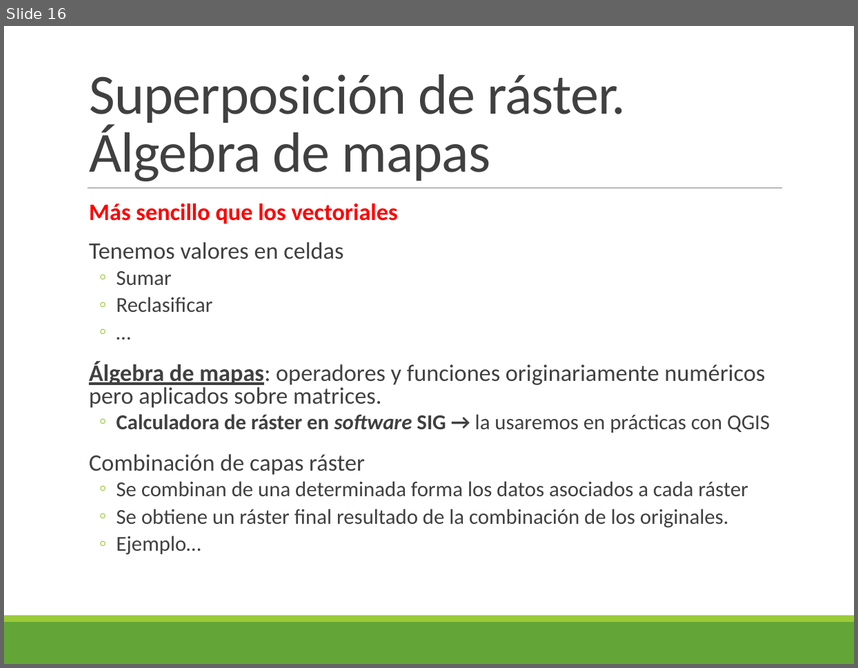
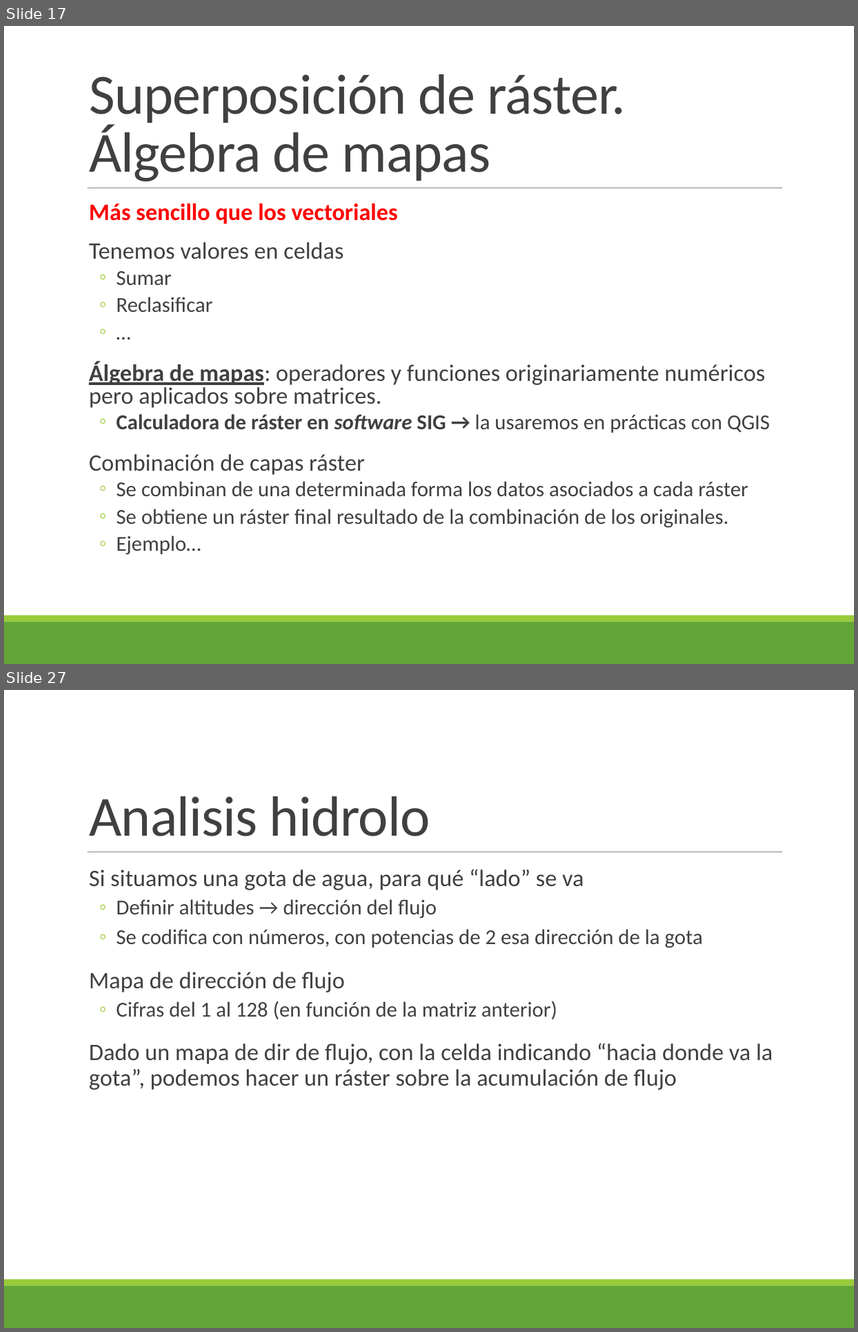
Before and after one commit to alonso-bh/SIG, a slide deck: T5/Tema 5.pptx. Shown one above the other, each under a label of ours: slide 16 before the commit, slides 17 and 27 after it; the slides between them are not shown. The pictures are 858x668 and 858x1332 pixels, drawn with LibreOffice and Linux fonts; fonts in the diff are those of the drawing. Boxes give left, top, right and bottom in pixels: in the first picture for what was removed or moved away, otherwise in the second. Text is boxed around its words. In the diff, an @@ line names an element or a change of style, - is before the commit and + after.

```diff
--- a/T5/Tema 5.pptx
+++ b/T5/Tema 5.pptx
@@ slide 27 added at <box>4,690,854,1328</box>, background #FFFFFF; not listed: 3 template elements that a slide beside it also shows @@
@@ title added at <box>89,796,430,836</box>, 48 pt, text #404040 @@
+Analisis hidrolo
@@ text added at <box>89,869,773,1090</box>, 20 pt, text #404040 @@
+  Si situamos una gota de agua, para qué “lado” se va
+  ◦ Definir altitudes → dirección del flujo
+  ◦ Se codifica con números, con potencias de 2 esa dirección de la gota
+  Mapa de dirección de flujo
+  ◦ Cifras del 1 al 128 (en función de la matriz anterior)
+  Dado un mapa de dir de flujo, con la celda indicando “hacia donde va la gota”, podemos hacer un ráster sobre la acumulación de flujo
@@ what was slide 16 is now slide 17 @@
```
Also in this commit, not shown: 7 slides changed, 20 other slides added, 36 other files.
